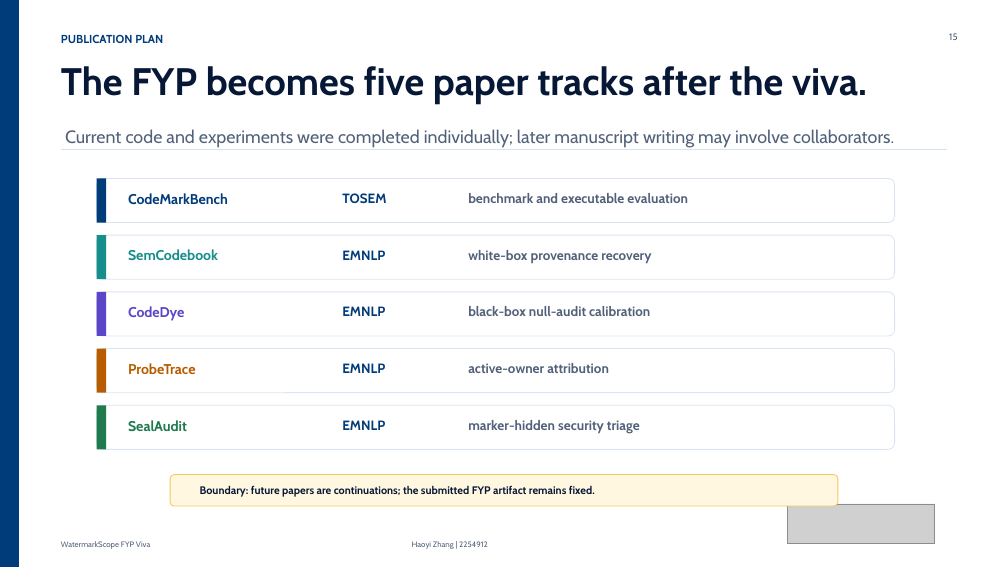
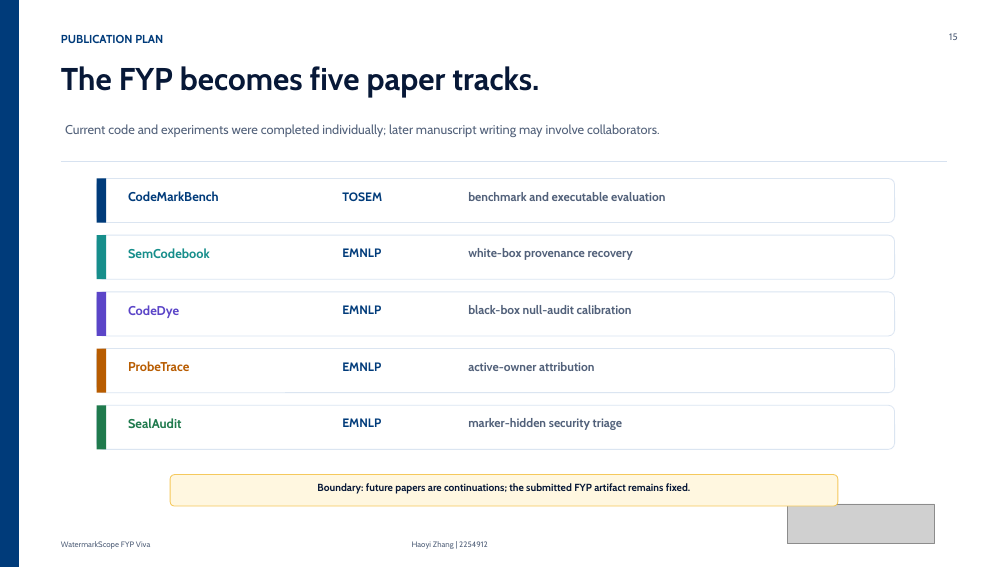
Before and after one commit to Haoyi-Zhang/WatermarkScope, a slide deck: slide 15 of docs/WatermarkScope_FYP_Viva.pptx. Drawn at 1008x567 pixels with LibreOffice and Linux fonts; fonts in the diff are those of the drawing; grey boxes stand for pictures. Boxes give left, top, right and bottom in pixels: in the first picture for what was removed or moved away, otherwise in the second. Text is boxed around its words. In the diff, an @@ line names an element or a change of style, - is before the commit and + after.

Commit message:
Fix viva deck slide alignment

```diff
--- a/docs/WatermarkScope_FYP_Viva.pptx
+++ b/docs/WatermarkScope_FYP_Viva.pptx
@@ text at <box>61,66,539,97</box>: text changed; size 36.5 to 30 pt @@
-The FYP becomes five paper tracks after the viva.
+The FYP becomes five paper tracks.
@@ text "Current code and experiments were ..." at <box>65,124,660,137</box>: size 17 to 12.2 pt @@
@@ line moved from (61, 149) - (948, 149) to (61, 162) - (948, 162) @@
@@ size 13.5 to 12.2 pt in 5 elements at <box>128,191,219,201</box>, <box>128,248,210,258</box>, <box>128,305,179,318</box>, <box>128,361,189,371</box>, <box>128,418,181,428</box> @@
@@ size 12.8 to 11.6 pt in 5 elements at <box>342,192,382,201</box>, <box>342,248,381,257</box>, <box>342,305,381,314</box>, <box>342,362,381,371</box>, <box>342,418,381,427</box> @@
@@ size 12.8 to 11.5 pt in 5 elements at <box>468,192,665,201</box>, <box>468,248,633,260</box>, <box>468,305,632,314</box>, <box>468,362,594,371</box>, <box>468,418,622,430</box> @@
@@ text "Boundary: future papers are continuations; ..." at <box>317,483,690,494</box>: size 10.4 to 9.8 pt; alignment left to centre @@
```
Also in this commit, not shown: 14 other slides changed.
